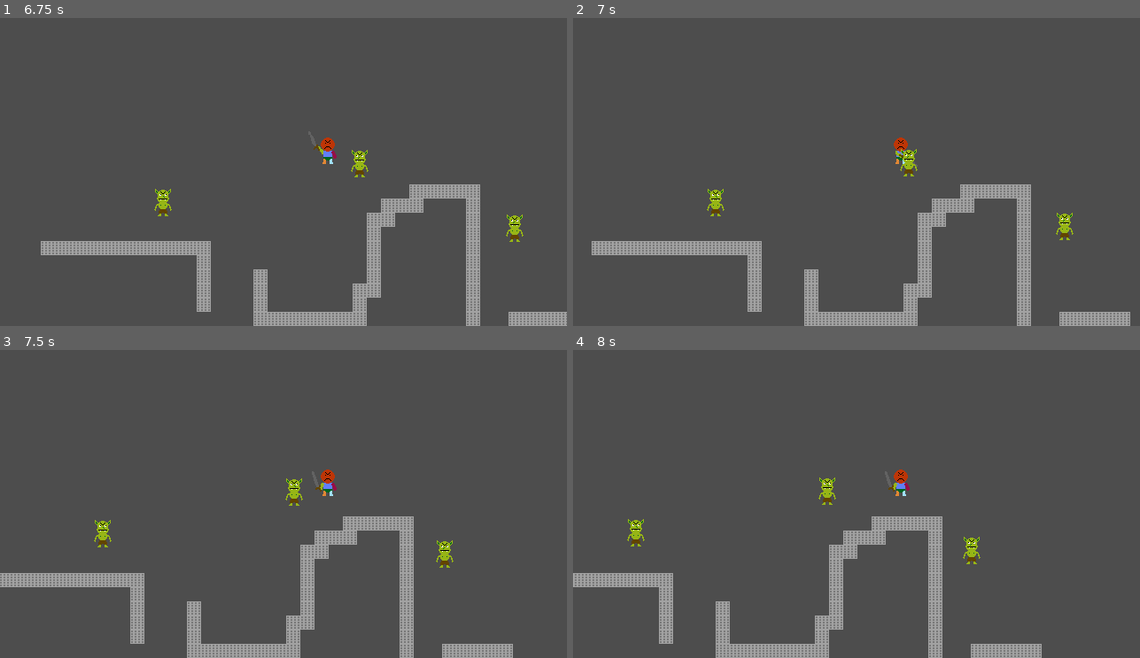
Above: before the commit, frames 1-4 (two rows, left to right).
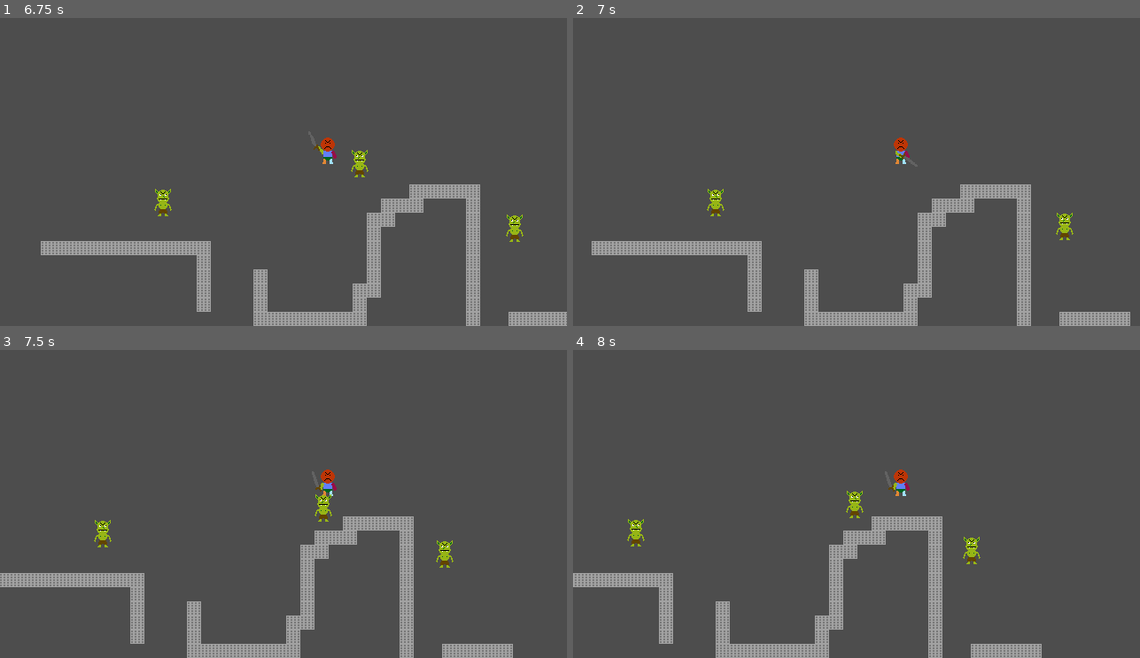
Above: after the commit, the same moments.

Repository: BrandonManuel/dungeon-crawl
Game: Godot game, scene res://Assets/Scenes/game.tscn
Same seed, same stepped clock (60 frames per second), same inputs: the game is played once before the commit and once after it.
Inputs (mouse positions are in pixels of both pictures, inside the frame that each line leads up to):
- Up to frame 1 (6.75 s): move the mouse to (255, 230) at 0.52 s; hold W (move_up) 0.53-2.03 s; click (255, 230) at 0.6 s; move the mouse to (453, 215) at 1.27 s; click (453, 215) at 1.35 s; move the mouse to (113, 119) at 2.02 s; hold A (move_left) 2.03-3.53 s; click (113, 119) at 2.1 s; move the mouse to (311, 165) at 2.77 s; click (311, 165) at 2.85 s; move the mouse to (198, 85) at 3.52 s; hold S (move_down) 3.53-4.28 s; click (198, 85) at 3.6 s; move the mouse to (408, 150) at 4.27 s; hold D (move_right) 4.28-5.03 s; click (408, 150) at 4.35 s; move the mouse to (170, 181) at 5.02 s; hold W (move_up) 5.03-5.78 s; click (170, 181) at 5.1 s; move the mouse to (340, 98) at 5.77 s; hold D (move_right) from 5.78 s (still down); click (340, 98) at 5.85 s; move the mouse to (255, 230) at 6.52 s; click (255, 230) at 6.6 s
- Up to frame 2 (7 s): keep holding D (move_right)
- Up to frame 3 (7.5 s): keep holding D (move_right); move the mouse to (453, 547) at 7.27 s; click (453, 547) at 7.35 s
- Up to frame 4 (8 s): keep holding D (move_right)

Frame 1 is identical in both runs. In frame 2, 0.2% of the frame differs, in the area x 57-61%, y 42-52%; in frame 3, 0.3%, in the area x 50-59%, y 41-56%; in frame 4, 0.3%.

Commit message:
Player can now attack in all directions

Diff:
--- a/Assets/Scenes/goblin.tscn
+++ b/Assets/Scenes/goblin.tscn
@@ -56,6 +56,18 @@
 "update": 0,
 "values": [Vector2(0, 0)]
 }
+tracks/1/type = "value"
+tracks/1/imported = false
+tracks/1/enabled = true
+tracks/1/path = NodePath("AnimatedSprite2D:visible")
+tracks/1/interp = 1
+tracks/1/loop_wrap = true
+tracks/1/keys = {
+"times": PackedFloat32Array(0),
+"transitions": PackedFloat32Array(1),
+"update": 1,
+"values": [true]
+}
 
 [sub_resource type="Animation" id="Animation_tjamc"]
 resource_name = "die"
@@ -74,10 +86,26 @@
 "values": [Vector2(0, 0), Vector2(-1, 0), Vector2(0, 0), Vector2(1, 0)]
 }
 
+[sub_resource type="Animation" id="Animation_dcbak"]
+resource_name = "hit"
+tracks/0/type = "value"
+tracks/0/imported = false
+tracks/0/enabled = true
+tracks/0/path = NodePath("AnimatedSprite2D:visible")
+tracks/0/interp = 1
+tracks/0/loop_wrap = true
+tracks/0/keys = {
+"times": PackedFloat32Array(0, 0.1, 0.2, 0.3, 0.4),
+"transitions": PackedFloat32Array(1, 1, 1, 1, 1),
+"update": 1,
+"values": [true, false, true, false, true]
+}
+
 [sub_resource type="AnimationLibrary" id="AnimationLibrary_suboo"]
 _data = {
 &"RESET": SubResource("Animation_suboo"),
-&"die": SubResource("Animation_tjamc")
+&"die": SubResource("Animation_tjamc"),
+&"hit": SubResource("Animation_dcbak")
 }
 
 [sub_resource type="Curve" id="Curve_dcbak"]
--- a/Assets/Scenes/player.tscn
+++ b/Assets/Scenes/player.tscn
@@ -155,6 +155,531 @@
 "values": [false, false, false, false, true, false, false]
 }
 
+[sub_resource type="Animation" id="Animation_c3tg1"]
+resource_name = "attack_down_left"
+tracks/0/type = "value"
+tracks/0/imported = false
+tracks/0/enabled = true
+tracks/0/path = NodePath("Visual/Sprite2D:frame")
+tracks/0/interp = 1
+tracks/0/loop_wrap = true
+tracks/0/keys = {
+"times": PackedFloat32Array(0, 0.05, 0.1, 0.125, 0.15, 0.4),
+"transitions": PackedFloat32Array(1, 1, 1, 1, 1, 1),
+"update": 1,
+"values": [6, 7, 8, 7, 9, 11]
+}
+tracks/1/type = "value"
+tracks/1/imported = false
+tracks/1/enabled = true
+tracks/1/path = NodePath("Hand:position")
+tracks/1/interp = 1
+tracks/1/loop_wrap = true
+tracks/1/keys = {
+"times": PackedFloat32Array(0, 0.05, 0.1, 0.125, 0.15, 0.4, 1),
+"transitions": PackedFloat32Array(1, 1, 1, 1, 1, 1, 1),
+"update": 1,
+"values": [Vector2(-10, 6), Vector2(-12, 4), Vector2(-10.842105, -2.8421054), Vector2(-12.739764, 5.704679), Vector2(1.2602344, 5.7046785), Vector2(-9.186054, 6.9427977), Vector2(-9, 7)]
+}
+tracks/2/type = "value"
+tracks/2/imported = false
+tracks/2/enabled = true
+tracks/2/path = NodePath("Hand:rotation")
+tracks/2/interp = 1
+tracks/2/loop_wrap = true
+tracks/2/keys = {
+"times": PackedFloat32Array(0, 0.05, 0.1, 0.125, 0.15, 0.4),
+"transitions": PackedFloat32Array(1, 1, 1, 1, 1, 1),
+"update": 1,
+"values": [0.0, -0.045378562, -0.11519173, -0.24757767, 2.5384161, 0.0]
+}
+tracks/3/type = "value"
+tracks/3/imported = false
+tracks/3/enabled = true
+tracks/3/path = NodePath("Hand/Sword/Effect/Slash:position")
+tracks/3/interp = 1
+tracks/3/loop_wrap = true
+tracks/3/keys = {
+"times": PackedFloat32Array(0.15757766),
+"transitions": PackedFloat32Array(1),
+"update": 0,
+"values": [Vector2(18.551, 1.727)]
+}
+tracks/4/type = "value"
+tracks/4/imported = false
+tracks/4/enabled = true
+tracks/4/path = NodePath("Hand/Sword/Effect/Slash:rotation")
+tracks/4/interp = 1
+tracks/4/loop_wrap = true
+tracks/4/keys = {
+"times": PackedFloat32Array(0.15757766),
+"transitions": PackedFloat32Array(1),
+"update": 0,
+"values": [3.141592653589793]
+}
+tracks/5/type = "value"
+tracks/5/imported = false
+tracks/5/enabled = true
+tracks/5/path = NodePath("Hand/Sword/Effect/Slash:visible")
+tracks/5/interp = 1
+tracks/5/loop_wrap = true
+tracks/5/keys = {
+"times": PackedFloat32Array(0, 0.05, 0.1, 0.125, 0.15757766, 0.2, 0.4),
+"transitions": PackedFloat32Array(1, 1, 1, 1, 1, 1, 1),
+"update": 1,
+"values": [false, false, false, false, true, false, false]
+}
+
+[sub_resource type="Animation" id="Animation_lerqx"]
+resource_name = "attack_down_right"
+tracks/0/type = "value"
+tracks/0/imported = false
+tracks/0/enabled = true
+tracks/0/path = NodePath("Visual/Sprite2D:frame")
+tracks/0/interp = 1
+tracks/0/loop_wrap = true
+tracks/0/keys = {
+"times": PackedFloat32Array(0, 0.05, 0.1, 0.125, 0.15, 0.4),
+"transitions": PackedFloat32Array(1, 1, 1, 1, 1, 1),
+"update": 1,
+"values": [6, 7, 8, 7, 9, 11]
+}
+tracks/1/type = "value"
+tracks/1/imported = false
+tracks/1/enabled = true
+tracks/1/path = NodePath("Hand:position")
+tracks/1/interp = 1
+tracks/1/loop_wrap = true
+tracks/1/keys = {
+"times": PackedFloat32Array(0, 0.05, 0.1, 0.125, 0.15, 0.4, 1),
+"transitions": PackedFloat32Array(1, 1, 1, 1, 1, 1, 1),
+"update": 1,
+"values": [Vector2(-10, 6), Vector2(-12, 4), Vector2(-10.842105, -2.8421054), Vector2(-12.739764, 5.704679), Vector2(1.2602344, 5.7046785), Vector2(-9.186054, 6.9427977), Vector2(-9, 7)]
+}
+tracks/2/type = "value"
+tracks/2/imported = false
+tracks/2/enabled = true
+tracks/2/path = NodePath("Hand:rotation")
+tracks/2/interp = 1
+tracks/2/loop_wrap = true
+tracks/2/keys = {
+"times": PackedFloat32Array(0, 0.05, 0.1, 0.125, 0.15, 0.4),
+"transitions": PackedFloat32Array(1, 1, 1, 1, 1, 1),
+"update": 1,
+"values": [0.0, -0.045378562, -0.11519173, -0.24757767, 2.5384161, 0.0]
+}
+tracks/3/type = "value"
+tracks/3/imported = false
+tracks/3/enabled = true
+tracks/3/path = NodePath("Hand/Sword/Effect/Slash:position")
+tracks/3/interp = 1
+tracks/3/loop_wrap = true
+tracks/3/keys = {
+"times": PackedFloat32Array(0.15757766),
+"transitions": PackedFloat32Array(1),
+"update": 0,
+"values": [Vector2(-7.449, -17.273)]
+}
+tracks/4/type = "value"
+tracks/4/imported = false
+tracks/4/enabled = true
+tracks/4/path = NodePath("Hand/Sword/Effect/Slash:rotation")
+tracks/4/interp = 1
+tracks/4/loop_wrap = true
+tracks/4/keys = {
+"times": PackedFloat32Array(0.15757766),
+"transitions": PackedFloat32Array(1),
+"update": 0,
+"values": [1.2810716709638374]
+}
+tracks/5/type = "value"
+tracks/5/imported = false
+tracks/5/enabled = true
+tracks/5/path = NodePath("Hand/Sword/Effect/Slash:visible")
+tracks/5/interp = 1
+tracks/5/loop_wrap = true
+tracks/5/keys = {
+"times": PackedFloat32Array(0, 0.05, 0.1, 0.125, 0.15757766, 0.2, 0.4),
+"transitions": PackedFloat32Array(1, 1, 1, 1, 1, 1, 1),
+"update": 1,
+"values": [false, false, false, false, true, false, false]
+}
+
+[sub_resource type="Animation" id="Animation_rsrmw"]
+resource_name = "attack_left"
+tracks/0/type = "value"
+tracks/0/imported = false
+tracks/0/enabled = true
+tracks/0/path = NodePath("Visual/Sprite2D:frame")
+tracks/0/interp = 1
+tracks/0/loop_wrap = true
+tracks/0/keys = {
+"times": PackedFloat32Array(0, 0.05, 0.1, 0.125, 0.15, 0.4),
+"transitions": PackedFloat32Array(1, 1, 1, 1, 1, 1),
+"update": 1,
+"values": [6, 7, 8, 7, 9, 11]
+}
+tracks/1/type = "value"
+tracks/1/imported = false
+tracks/1/enabled = true
+tracks/1/path = NodePath("Hand:position")
+tracks/1/interp = 1
+tracks/1/loop_wrap = true
+tracks/1/keys = {
+"times": PackedFloat32Array(0, 0.05, 0.1, 0.125, 0.15, 0.4, 1),
+"transitions": PackedFloat32Array(1, 1, 1, 1, 1, 1, 1),
+"update": 1,
+"values": [Vector2(-10, 6), Vector2(-12, 4), Vector2(-10.842105, -2.8421054), Vector2(-12.739764, 5.704679), Vector2(1.2602344, 5.7046785), Vector2(-9.186054, 6.9427977), Vector2(-9, 7)]
+}
+tracks/2/type = "value"
+tracks/2/imported = false
+tracks/2/enabled = true
+tracks/2/path = NodePath("Hand:rotation")
+tracks/2/interp = 1
+tracks/2/loop_wrap = true
+tracks/2/keys = {
+"times": PackedFloat32Array(0, 0.05, 0.1, 0.125, 0.15, 0.4),
+"transitions": PackedFloat32Array(1, 1, 1, 1, 1, 1),
+"update": 1,
+"values": [0.0, -0.045378562, -0.11519173, -0.24757767, 2.5384161, 0.0]
+}
+tracks/3/type = "value"
+tracks/3/imported = false
+tracks/3/enabled = true
+tracks/3/path = NodePath("Hand/Sword/Effect/Slash:position")
+tracks/3/interp = 1
+tracks/3/loop_wrap = true
+tracks/3/keys = {
+"times": PackedFloat32Array(0.15757766),
+"transitions": PackedFloat32Array(1),
+"update": 0,
+"values": [Vector2(12, 16)]
+}
+tracks/4/type = "value"
+tracks/4/imported = false
+tracks/4/enabled = true
+tracks/4/path = NodePath("Hand/Sword/Effect/Slash:rotation")
+tracks/4/interp = 1
+tracks/4/loop_wrap = true
+tracks/4/keys = {
+"times": PackedFloat32Array(0.15757766),
+"transitions": PackedFloat32Array(1),
+"update": 0,
+"values": [3.7524578917878086]
+}
+tracks/5/type = "value"
+tracks/5/imported = false
+tracks/5/enabled = true
+tracks/5/path = NodePath("Hand/Sword/Effect/Slash:visible")
+tracks/5/interp = 1
+tracks/5/loop_wrap = true
+tracks/5/keys = {
+"times": PackedFloat32Array(0, 0.05, 0.1, 0.125, 0.15757766, 0.2, 0.4),
+"transitions": PackedFloat32Array(1, 1, 1, 1, 1, 1, 1),
+"update": 1,
+"values": [false, false, false, false, true, false, false]
+}
+
+[sub_resource type="Animation" id="Animation_o8kuu"]
+resource_name = "attack_right"
+tracks/0/type = "value"
+tracks/0/imported = false
+tracks/0/enabled = true
+tracks/0/path = NodePath("Visual/Sprite2D:frame")
+tracks/0/interp = 1
+tracks/0/loop_wrap = true
+tracks/0/keys = {
+"times": PackedFloat32Array(0, 0.05, 0.1, 0.125, 0.15, 0.4),
+"transitions": PackedFloat32Array(1, 1, 1, 1, 1, 1),
+"update": 1,
+"values": [6, 7, 8, 7, 9, 11]
+}
+tracks/1/type = "value"
+tracks/1/imported = false
+tracks/1/enabled = true
+tracks/1/path = NodePath("Hand:position")
+tracks/1/interp = 1
+tracks/1/loop_wrap = true
+tracks/1/keys = {
+"times": PackedFloat32Array(0, 0.05, 0.1, 0.125, 0.15, 0.4, 1),
+"transitions": PackedFloat32Array(1, 1, 1, 1, 1, 1, 1),
+"update": 1,
+"values": [Vector2(-10, 6), Vector2(-12, 4), Vector2(-10.842105, -2.8421054), Vector2(-12.739764, 5.704679), Vector2(1.2602344, 5.7046785), Vector2(-9.186054, 6.9427977), Vector2(-9, 7)]
+}
+tracks/2/type = "value"
+tracks/2/imported = false
+tracks/2/enabled = true
+tracks/2/path = NodePath("Hand:rotation")
+tracks/2/interp = 1
+tracks/2/loop_wrap = true
+tracks/2/keys = {
+"times": PackedFloat32Array(0, 0.05, 0.1, 0.125, 0.15, 0.4),
+"transitions": PackedFloat32Array(1, 1, 1, 1, 1, 1),
+"update": 1,
+"values": [0.0, -0.045378562, -0.11519173, -0.24757767, 2.5384161, 0.0]
+}
+tracks/3/type = "value"
+tracks/3/imported = false
+tracks/3/enabled = true
+tracks/3/path = NodePath("Hand/Sword/Effect/Slash:position")
+tracks/3/interp = 1
+tracks/3/loop_wrap = true
+tracks/3/keys = {
+"times": PackedFloat32Array(0.15757766),
+"transitions": PackedFloat32Array(1),
+"update": 0,
+"values": [Vector2(-18.449, -7.273)]
+}
+tracks/4/type = "value"
+tracks/4/imported = false
+tracks/4/enabled = true
+tracks/4/path = NodePath("Hand/Sword/Effect/Slash:rotation")
+tracks/4/interp = 1
+tracks/4/loop_wrap = true
+tracks/4/keys = {
+"times": PackedFloat32Array(0.15757766),
+"transitions": PackedFloat32Array(1),
+"update": 0,
+"values": [0.5934119456780721]
+}
+tracks/5/type = "value"
+tracks/5/imported = false
+tracks/5/enabled = true
+tracks/5/path = NodePath("Hand/Sword/Effect/Slash:visible")
+tracks/5/interp = 1
+tracks/5/loop_wrap = true
+tracks/5/keys = {
+"times": PackedFloat32Array(0, 0.05, 0.1, 0.125, 0.15757766, 0.2, 0.4),
+"transitions": PackedFloat32Array(1, 1, 1, 1, 1, 1, 1),
+"update": 1,
+"values": [false, false, false, false, true, false, false]
+}
+
+[sub_resource type="Animation" id="Animation_jp3cw"]
+resource_name = "attack_up"
+tracks/0/type = "value"
+tracks/0/imported = false
+tracks/0/enabled = true
+tracks/0/path = NodePath("Visual/Sprite2D:frame")
+tracks/0/interp = 1
+tracks/0/loop_wrap = true
+tracks/0/keys = {
+"times": PackedFloat32Array(0, 0.05, 0.1, 0.125, 0.15, 0.4),
+"transitions": PackedFloat32Array(1, 1, 1, 1, 1, 1),
+"update": 1,
+"values": [6, 7, 8, 7, 9, 11]
+}
+tracks/1/type = "value"
+tracks/1/imported = false
+tracks/1/enabled = true
+tracks/1/path = NodePath("Hand:position")
+tracks/1/interp = 1
+tracks/1/loop_wrap = true
+tracks/1/keys = {
+"times": PackedFloat32Array(0, 0.05, 0.1, 0.125, 0.15, 0.4, 1),
+"transitions": PackedFloat32Array(1, 1, 1, 1, 1, 1, 1),
+"update": 1,
+"values": [Vector2(-10, 6), Vector2(-12, 4), Vector2(-10.842105, -2.8421054), Vector2(-12.739764, 5.704679), Vector2(1.2602344, 5.7046785), Vector2(-9.186054, 6.9427977), Vector2(-9, 7)]
+}
+tracks/2/type = "value"
+tracks/2/imported = false
+tracks/2/enabled = true
+tracks/2/path = NodePath("Hand:rotation")
+tracks/2/interp = 1
+tracks/2/loop_wrap = true
+tracks/2/keys = {
+"times": PackedFloat32Array(0, 0.05, 0.1, 0.125, 0.15, 0.4),
+"transitions": PackedFloat32Array(1, 1, 1, 1, 1, 1),
+"update": 1,
+"values": [0.0, -0.045378562, -0.11519173, -0.24757767, 2.5384161, 0.0]
+}
+tracks/3/type = "value"
+tracks/3/imported = false
+tracks/3/enabled = true
+tracks/3/path = NodePath("Hand/Sword/Effect/Slash:position")
+tracks/3/interp = 1
+tracks/3/loop_wrap = true
+tracks/3/keys = {
+"times": PackedFloat32Array(0.15757766),
+"transitions": PackedFloat32Array(1),
+"update": 0,
+"values": [Vector2(-14.449, 19.727)]
+}
+tracks/4/type = "value"
+tracks/4/imported = false
+tracks/4/enabled = true
+tracks/4/path = NodePath("Hand/Sword/Effect/Slash:rotation")
+tracks/4/interp = 1
+tracks/4/loop_wrap = true
+tracks/4/keys = {
+"times": PackedFloat32Array(0.15757766),
+"transitions": PackedFloat32Array(1),
+"update": 0,
+"values": [5.323254218582705]
+}
+tracks/5/type = "value"
+tracks/5/imported = false
+tracks/5/enabled = true
+tracks/5/path = NodePath("Hand/Sword/Effect/Slash:visible")
+tracks/5/interp = 1
+tracks/5/loop_wrap = true
+tracks/5/keys = {
+"times": PackedFloat32Array(0, 0.05, 0.1, 0.125, 0.15757766, 0.2, 0.4),
+"transitions": PackedFloat32Array(1, 1, 1, 1, 1, 1, 1),
+"update": 1,
+"values": [false, false, false, false, true, false, false]
+}
+
+[sub_resource type="Animation" id="Animation_ecf78"]
+resource_name = "attack_up_left"
+tracks/0/type = "value"
+tracks/0/imported = false
+tracks/0/enabled = true
+tracks/0/path = NodePath("Visual/Sprite2D:frame")
+tracks/0/interp = 1
+tracks/0/loop_wrap = true
+tracks/0/keys = {
+"times": PackedFloat32Array(0, 0.05, 0.1, 0.125, 0.15, 0.4),
+"transitions": PackedFloat32Array(1, 1, 1, 1, 1, 1),
+"update": 1,
+"values": [6, 7, 8, 7, 9, 11]
+}
+tracks/1/type = "value"
+tracks/1/imported = false
+tracks/1/enabled = true
+tracks/1/path = NodePath("Hand:position")
+tracks/1/interp = 1
+tracks/1/loop_wrap = true
+tracks/1/keys = {
+"times": PackedFloat32Array(0, 0.05, 0.1, 0.125, 0.15, 0.4, 1),
+"transitions": PackedFloat32Array(1, 1, 1, 1, 1, 1, 1),
+"update": 1,
+"values": [Vector2(-10, 6), Vector2(-12, 4), Vector2(-10.842105, -2.8421054), Vector2(-12.739764, 5.704679), Vector2(1.2602344, 5.7046785), Vector2(-9.186054, 6.9427977), Vector2(-9, 7)]
+}
+tracks/2/type = "value"
+tracks/2/imported = false
+tracks/2/enabled = true
+tracks/2/path = NodePath("Hand:rotation")
+tracks/2/interp = 1
+tracks/2/loop_wrap = true
+tracks/2/keys = {
+"times": PackedFloat32Array(0, 0.05, 0.1, 0.125, 0.15, 0.4),
+"transitions": PackedFloat32Array(1, 1, 1, 1, 1, 1),
+"update": 1,
+"values": [0.0, -0.045378562, -0.11519173, -0.24757767, 2.5384161, 0.0]
+}
+tracks/3/type = "value"
+tracks/3/imported = false
+tracks/3/enabled = true
+tracks/3/path = NodePath("Hand/Sword/Effect/Slash:position")
+tracks/3/interp = 1
+tracks/3/loop_wrap = true
+tracks/3/keys = {
+"times": PackedFloat32Array(0.15757766),
+"transitions": PackedFloat32Array(1),
+"update": 0,
+"values": [Vector2(-3.449, 22.727)]
+}
+tracks/4/type = "value"
+tracks/4/imported = false
+tracks/4/enabled = true
+tracks/4/path = NodePath("Hand/Sword/Effect/Slash:rotation")
+tracks/4/interp = 1
+tracks/4/loop_wrap = true
+tracks/4/keys = {
+"times": PackedFloat32Array(0.15757766),
+"transitions": PackedFloat32Array(1),
+"update": 0,
+"values": [4.537856055185257]
+}
+tracks/5/type = "value"
+tracks/5/imported = false
+tracks/5/enabled = true
+tracks/5/path = NodePath("Hand/Sword/Effect/Slash:visible")
+tracks/5/interp = 1
+tracks/5/loop_wrap = true
+tracks/5/keys = {
+"times": PackedFloat32Array(0, 0.05, 0.1, 0.125, 0.15757766, 0.2, 0.4),
+"transitions": PackedFloat32Array(1, 1, 1, 1, 1, 1, 1),
+"update": 1,
+"values": [false, false, false, false, true, false, false]
+}
+
+[sub_resource type="Animation" id="Animation_vy5gb"]
+resource_name = "attack_up_right"
+tracks/0/type = "value"
+tracks/0/imported = false
+tracks/0/enabled = true
+tracks/0/path = NodePath("Visual/Sprite2D:frame")
+tracks/0/interp = 1
+tracks/0/loop_wrap = true
+tracks/0/keys = {
+"times": PackedFloat32Array(0, 0.05, 0.1, 0.125, 0.15, 0.4),
+"transitions": PackedFloat32Array(1, 1, 1, 1, 1, 1),
+"update": 1,
+"values": [6, 7, 8, 7, 9, 11]
+}
+tracks/1/type = "value"
+tracks/1/imported = false
+tracks/1/enabled = true
+tracks/1/path = NodePath("Hand:position")
+tracks/1/interp = 1
+tracks/1/loop_wrap = true
+tracks/1/keys = {
+"times": PackedFloat32Array(0, 0.05, 0.1, 0.125, 0.15, 0.4, 1),
+"transitions": PackedFloat32Array(1, 1, 1, 1, 1, 1, 1),
+"update": 1,
+"values": [Vector2(-10, 6), Vector2(-12, 4), Vector2(-10.842105, -2.8421054), Vector2(-12.739764, 5.704679), Vector2(1.2602344, 5.7046785), Vector2(-9.186054, 6.9427977), Vector2(-9, 7)]
+}
+tracks/2/type = "value"
+tracks/2/imported = false
+tracks/2/enabled = true
+tracks/2/path = NodePath("Hand:rotation")
+tracks/2/interp = 1
+tracks/2/loop_wrap = true
+tracks/2/keys = {
+"times": PackedFloat32Array(0, 0.05, 0.1, 0.125, 0.15, 0.4),
+"transitions": PackedFloat32Array(1, 1, 1, 1, 1, 1),
+"update": 1,
+"values": [0.0, -0.045378562, -0.11519173, -0.24757767, 2.5384161, 0.0]
+}
+tracks/3/type = "value"
+tracks/3/imported = false
+tracks/3/enabled = true
+tracks/3/path = NodePath("Hand/Sword/Effect/Slash:position")
+tracks/3/interp = 1
+tracks/3/loop_wrap = true
+tracks/3/keys = {
+"times": PackedFloat32Array(0.15757766),
+"transitions": PackedFloat32Array(1),
+"update": 0,
+"values": [Vector2(-25.449, 1.727)]
+}
+tracks/4/type = "value"
+tracks/4/imported = false
+tracks/4/enabled = true
+tracks/4/path = NodePath("Hand/Sword/Effect/Slash:rotation")
+tracks/4/interp = 1
+tracks/4/loop_wrap = true
+tracks/4/keys = {
+"times": PackedFloat32Array(0.15757766),
+"transitions": PackedFloat32Array(1),
+"update": 0,
+"values": [6.283185307179586]
+}
+tracks/5/type = "value"
+tracks/5/imported = false
+tracks/5/enabled = true
+tracks/5/path = NodePath("Hand/Sword/Effect/Slash:visible")
+tracks/5/interp = 1
+tracks/5/loop_wrap = true
+tracks/5/keys = {
+"times": PackedFloat32Array(0, 0.05, 0.1, 0.125, 0.15757766, 0.2, 0.4),
+"transitions": PackedFloat32Array(1, 1, 1, 1, 1, 1, 1),
+"update": 1,
+"values": [false, false, false, false, true, false, false]
+}
+
 [sub_resource type="Animation" id="Animation_23lac"]
 resource_name = "idle"
 loop_mode = 1
@@ -174,7 +699,14 @@
 [sub_resource type="AnimationLibrary" id="AnimationLibrary_c3tg1"]
 _data = {
 &"RESET": SubResource("Animation_t1xgp"),
-&"attack": SubResource("Animation_w3t24"),
+&"attack_down": SubResource("Animation_w3t24"),
+&"attack_down_left": SubResource("Animation_c3tg1"),
+&"attack_down_right": SubResource("Animation_lerqx"),
+&"attack_left": SubResource("Animation_rsrmw"),
+&"attack_right": SubResource("Animation_o8kuu"),
+&"attack_up": SubResource("Animation_jp3cw"),
+&"attack_up_left": SubResource("Animation_ecf78"),
+&"attack_up_right": SubResource("Animation_vy5gb"),
 &"idle": SubResource("Animation_23lac")
 }
 
--- a/Assets/Scripts/goblin.gd
+++ b/Assets/Scripts/goblin.gd
@@ -5,6 +5,7 @@
 @onready var navigation_agent_2d: NavigationAgent2D = $NavigationAgent2D
 @onready var death_sprite: Sprite2D = $DeathSprite
 @onready var animation_player: AnimationPlayer = $AnimationPlayer
+@onready var hit_box_collision_shape_2d: CollisionShape2D = $HitBox/CollisionShape2D
 
 @export var KNOCKBACK_DECAY: float = 0.0
 
@@ -15,6 +16,7 @@
 
 var players: Array[CharacterBody2D]
 
+var hit: bool = false
 var dead: bool = false
 signal died
 
@@ -45,14 +47,15 @@
 
 		velocity = walk_velocity + knockback
 
-		if direction.y < 0:
-			animated_sprite_2d.play("move_up")
-		else:
-			animated_sprite_2d.play("move_down")
-		if direction.x < 0:
-			animated_sprite_2d.flip_h = true
-		else:
-			animated_sprite_2d.flip_h = false
+		if !hit:
+			if direction.y < 0:
+				animated_sprite_2d.play("move_up")
+			else:
+				animated_sprite_2d.play("move_down")
+			if direction.x < 0:
+				animated_sprite_2d.flip_h = true
+			else:
+				animated_sprite_2d.flip_h = false
 	else:
 		velocity = velocity.move_toward(Vector2.ZERO, SPEED)
 
@@ -76,9 +79,23 @@
 		death_sprite.visible = true
 		dead = true
 		died.emit()
+		call_deferred('disable_hitbox')
 		die(animation_player)
 	else:
 		knockback = force
+		call_deferred('disable_hitbox_for_hit')
 
 func disable_collision() -> void:
 	collision_shape_2d.disabled = true
+
+func disable_hitbox() -> void:
+	hit_box_collision_shape_2d.disabled = true
+
+func disable_hitbox_for_hit() -> void:
+	animation_player.play('hit')
+	hit_box_collision_shape_2d.disabled = true
+	hit = true
+	var hit_animation_length: float = animation_player.current_animation_length
+	await get_tree().create_timer(hit_animation_length).timeout
+	hit_box_collision_shape_2d.disabled = false
+	hit = false
--- a/Assets/Scripts/player.gd
+++ b/Assets/Scripts/player.gd
@@ -4,8 +4,12 @@
 @onready var animation_player: AnimationPlayer = $Visual/AnimationPlayer
 
 var weapon: Weapon = null
+var last_held_direction: Vector2
 
 const SPEED = 100.0
+
+var weapon_starting_position: Vector2
+var weapon_starting_rotation: float
 
 func _process(delta: float) -> void:
 	var held = hand.get_children()
@@ -16,19 +20,42 @@
 		animation_player.play("idle")
 
 func _physics_process(delta: float) -> void:
-	handle_movement(delta)
+	var direction := Input.get_vector("move_left", "move_right", "move_up", "move_down")
+	handle_movement(delta, direction)
+	handle_attack(last_held_direction)
 
-func handle_movement(delta: float) -> void:
-	var direction := Input.get_vector("move_left", "move_right", "move_up", "move_down")
+func handle_movement(delta: float, direction: Vector2) -> void:
 	if direction != Vector2.ZERO:
 		velocity = direction * SPEED
+		last_held_direction = direction
 	else:
 		velocity = velocity.move_toward(Vector2.ZERO, SPEED)
 
-	var attack := Input.is_action_just_pressed("attack")
-	if weapon != null and attack and not (animation_player.is_playing() and animation_player.current_animation == "attack"):
-		animation_player.play("attack")
-		weapon.attack(self)
+
+	move_and_slide()
 
 
-	move_and_slide()
+func handle_attack(direction: Vector2) -> void:
+	var attack := Input.is_action_just_pressed("attack")
+	if weapon != null and attack and not (animation_player.is_playing() and animation_player.current_animation.contains("attack")):
+		if direction.x == 0:
+			if direction.y >= 0:
+				animation_player.play("attack_down")
+			else:
+				animation_player.play("attack_up")
+		elif direction.x > 0:
+			if direction.y == 0:
+				animation_player.play("attack_right")
+			elif direction.y > 0:
+				animation_player.play("attack_down_right")
+			else:
+				animation_player.play("attack_up_right")
+		else:
+			if direction.y == 0:
+				animation_player.play("attack_left")
+			elif direction.y > 0:
+				animation_player.play("attack_down_left")
+			else:
+				animation_player.play("attack_up_left")
+
+		weapon.attack(self)
--- a/Assets/Scripts/weapon.gd
+++ b/Assets/Scripts/weapon.gd
@@ -4,8 +4,8 @@
 
 var player: CharacterBody2D
 
-func attack(player: CharacterBody2D) -> void:
-	self.player = player
+func attack(attacker: CharacterBody2D) -> void:
+	self.player = attacker
 
 func hit_enemy(enemy: CharacterBody2D, knockback: float, damage: float) -> void:
 	print(enemy, ' is hit')
